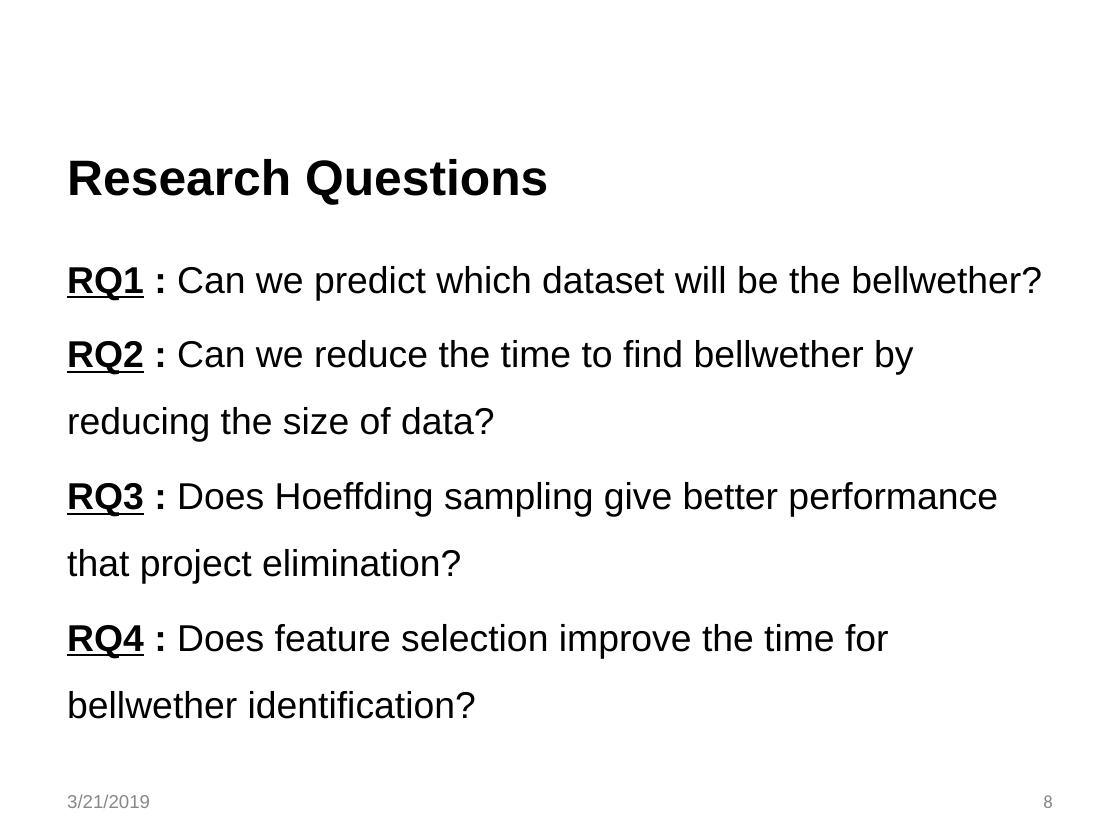
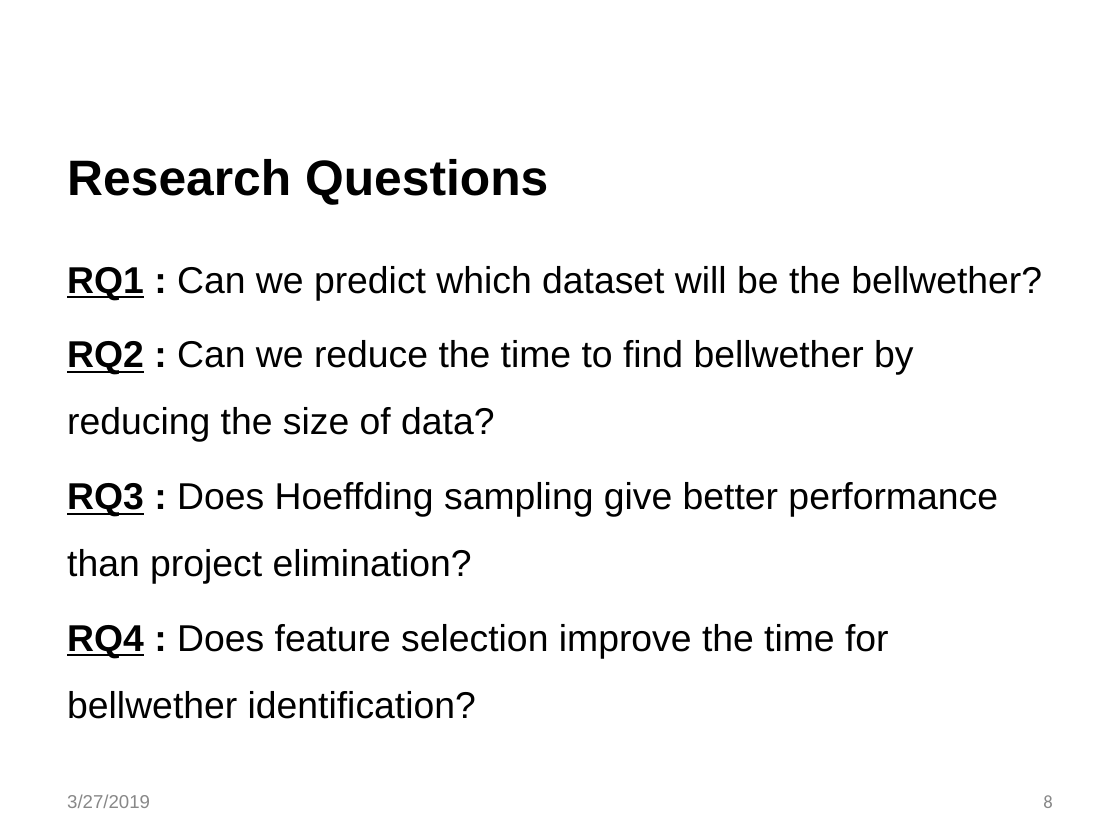
Before and after one commit to akshaynalwaya/Thesis-project-Bellwethers, a slide deck: slide 8 of Bellwethers.pptx. Drawn at 1120x840 pixels with LibreOffice and Linux fonts; fonts in the diff are those of the drawing; background and template pictures are left out. Boxes give left, top, right and bottom in pixels: in the first picture for what was removed or moved away, otherwise in the second. Text is boxed around its words. In the diff, an @@ line names an element or a change of style, - is before the commit and + after.

```diff
--- a/Bellwethers.pptx
+++ b/Bellwethers.pptx
@@ text at (67,482,998,584): text changed @@
-RQ3 : Does Hoeffding sampling give better performance that project elimination?
+RQ3 : Does Hoeffding sampling give better performance than project elimination?
@@ text at (67,794,150,808): text changed @@
-3/21/2019
+3/27/2019
```
Also in this commit, not shown: 22 other slides changed, 5 slides added, 11 other files.
